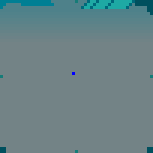
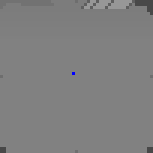
Two versions of the same layered image (w=153, h=153). Layer-by-layer changes:
painted on "form_layout.png" over [0, 0, 153, 153]
painted on "header" over [0, 0, 153, 42]
painted on "back" over [0, 0, 153, 153]
